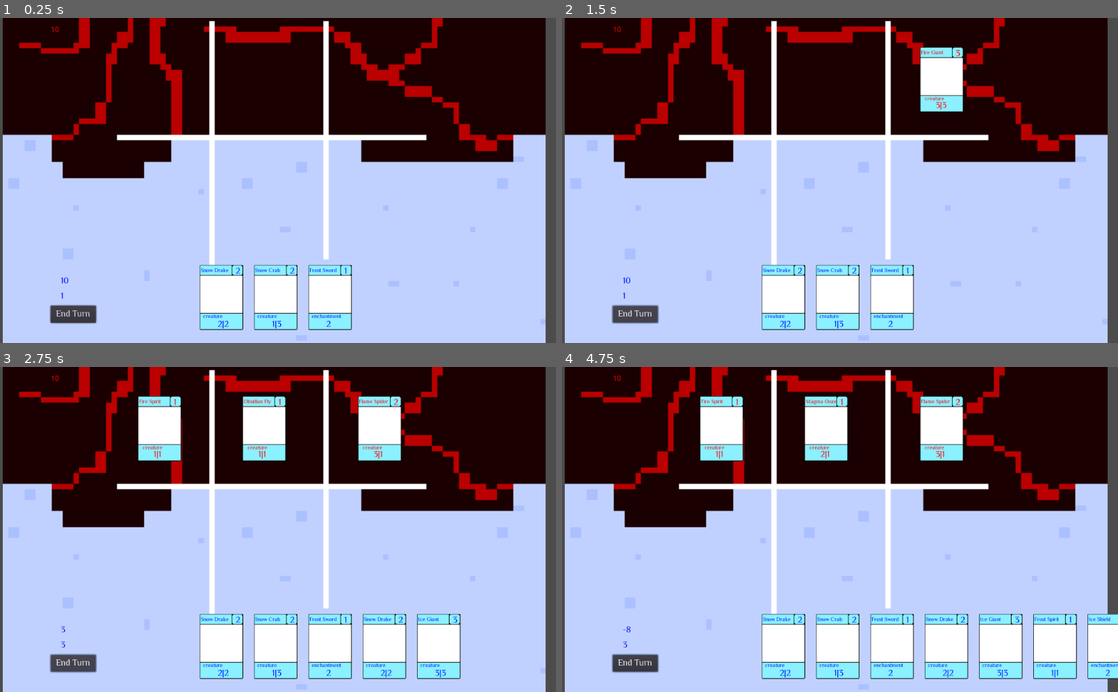
Above: before the commit, frames 1-4 (two rows, left to right).
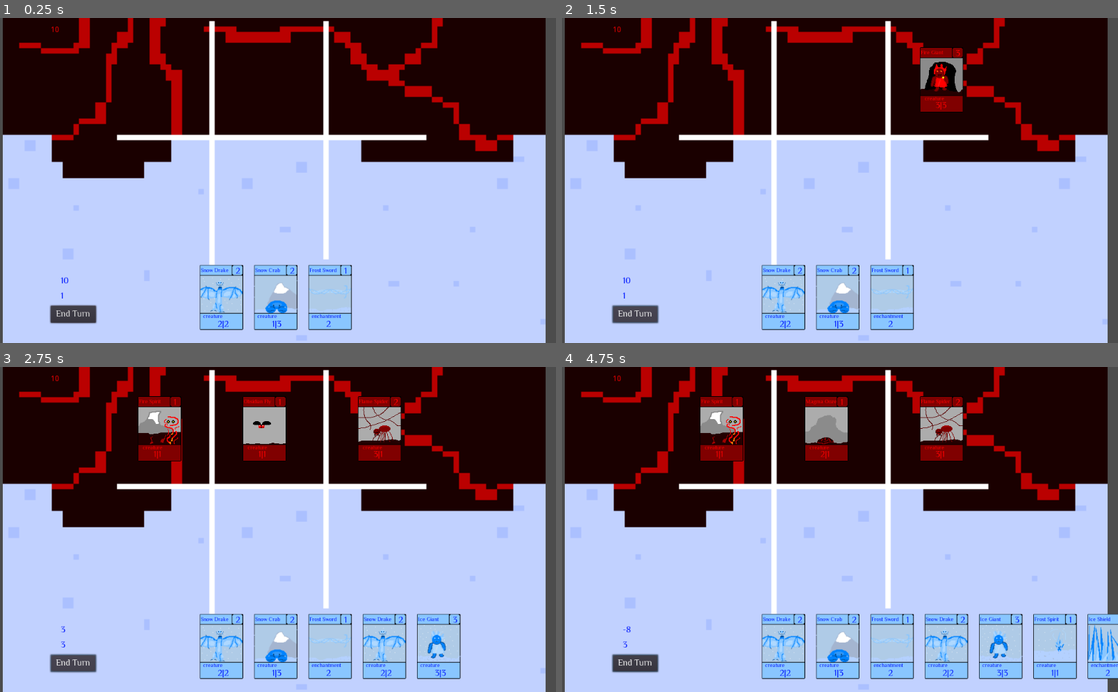
Above: after the commit, the same moments.

Repository: the-alex-g/Frost
Game: Godot game, scene res://Battlefield/Main.tscn
Two runs of this game, one before a commit and one after it. Both use one fixed random seed, a clock stepped at 60 frames per second and the inputs below.
Inputs (mouse positions are in pixels of both pictures, inside the frame that each line leads up to):
- Up to frame 1 (0.25 s): no input
- Up to frame 2 (1.5 s): click "End Turn" at 0.5 s; click "End Turn" at 1.25 s
- Up to frame 3 (2.75 s): click "End Turn" at 2 s
- Up to frame 4 (4.75 s): move the mouse to (717, 542) at 2.77 s; click (717, 542) at 2.92 s; tap Enter at 3.5 s; move the mouse to (828, 542) at 3.52 s; click (828, 542) at 3.67 s; move the mouse to (940, 542) at 4.27 s; click (940, 542) at 4.42 s

The runs differ from the first frame. In frame 1, 4.2% of the frame differs, in the area x 36-64%, y 76-96%; in frame 2, 5.7%; in frame 3, 12%; in frame 4, 14%, in the area x 24-100%, y 8-96%.

Commit message:
Add card art for starting decks

Diff:
--- a/Project/Battlefield/Cards/CardOnField.gd
+++ b/Project/Battlefield/Cards/CardOnField.gd
@@ -3,6 +3,7 @@
 onready var nametext:Label = $Sprite/Name
 onready var costtext:Label = $Sprite/Cost
 onready var typetext:Label = $Sprite/Type
+onready var image:AnimationPlayer = $AnimationPlayer
 onready var statstext:Label = $Sprite/Stats
 var cardname:String = ""
 var damage:int = 0
@@ -17,6 +18,8 @@
 func generate_text(show):
 	if show:
 		$Sprite.show()
+	if cardname != "":
+		image.play(cardname)
 	typetext.text = type
 	nametext.text = cardname
 	costtext.text = str(cost)
--- a/Project/Battlefield/Cards/CardOnField.tscn
+++ b/Project/Battlefield/Cards/CardOnField.tscn
@@ -8,11 +8,104 @@
 [sub_resource type="RectangleShape2D" id=1]
 extents = Vector2( 102.7, 106.954 )
 
+[sub_resource type="Animation" id=2]
+resource_name = "Frost Spirit"
+tracks/0/type = "value"
+tracks/0/path = NodePath("Sprite:frame")
+tracks/0/interp = 1
+tracks/0/loop_wrap = true
+tracks/0/imported = false
+tracks/0/enabled = true
+tracks/0/keys = {
+"times": PoolRealArray( 0 ),
+"transitions": PoolRealArray( 1 ),
+"update": 1,
+"values": [ 0 ]
+}
+
+[sub_resource type="Animation" id=3]
+resource_name = "Frost Sword"
+tracks/0/type = "value"
+tracks/0/path = NodePath("Sprite:frame")
+tracks/0/interp = 1
+tracks/0/loop_wrap = true
+tracks/0/imported = false
+tracks/0/enabled = true
+tracks/0/keys = {
+"times": PoolRealArray( 0 ),
+"transitions": PoolRealArray( 1 ),
+"update": 1,
+"values": [ 1 ]
+}
+
+[sub_resource type="Animation" id=4]
+resource_name = "Ice Giant"
+tracks/0/type = "value"
+tracks/0/path = NodePath("Sprite:frame")
+tracks/0/interp = 1
+tracks/0/loop_wrap = true
+tracks/0/imported = false
+tracks/0/enabled = true
+tracks/0/keys = {
+"times": PoolRealArray( 0 ),
+"transitions": PoolRealArray( 1 ),
+"update": 1,
+"values": [ 5 ]
+}
+
+[sub_resource type="Animation" id=5]
+resource_name = "Ice Shield"
+tracks/0/type = "value"
+tracks/0/path = NodePath("Sprite:frame")
+tracks/0/interp = 1
+tracks/0/loop_wrap = true
+tracks/0/imported = false
+tracks/0/enabled = true
+tracks/0/keys = {
+"times": PoolRealArray( 0 ),
+"transitions": PoolRealArray( 1 ),
+"update": 1,
+"values": [ 2 ]
+}
+
+[sub_resource type="Animation" id=6]
+resource_name = "Snow Crab"
+tracks/0/type = "value"
+tracks/0/path = NodePath("Sprite:frame")
+tracks/0/interp = 1
+tracks/0/loop_wrap = true
+tracks/0/imported = false
+tracks/0/enabled = true
+tracks/0/keys = {
+"times": PoolRealArray( 0 ),
+"transitions": PoolRealArray( 1 ),
+"update": 1,
+"values": [ 3 ]
+}
+
+[sub_resource type="Animation" id=7]
+resource_name = "Snow Drake"
+tracks/0/type = "value"
+tracks/0/path = NodePath("Sprite:frame")
+tracks/0/interp = 1
+tracks/0/loop_wrap = true
+tracks/0/imported = false
+tracks/0/enabled = true
+tracks/0/keys = {
+"times": PoolRealArray( 0 ),
+"transitions": PoolRealArray( 1 ),
+"update": 1,
+"values": [ 4 ]
+}
+
 [node name="CardOnField" type="Node2D"]
 script = ExtResource( 4 )
 
 [node name="Sprite" type="Sprite" parent="."]
 texture = ExtResource( 3 )
+vframes = 2
+hframes = 3
+frame = 1
 
 [node name="Name" type="Label" parent="Sprite"]
 modulate = Color( 0, 0.0901961, 1, 1 )
@@ -69,4 +162,12 @@
 
 [node name="CollisionShape2D" type="CollisionShape2D" parent="Area2D"]
 shape = SubResource( 1 )
+
+[node name="AnimationPlayer" type="AnimationPlayer" parent="."]
+"anims/Frost Spirit" = SubResource( 2 )
+"anims/Frost Sword" = SubResource( 3 )
+"anims/Ice Giant" = SubResource( 4 )
+"anims/Ice Shield" = SubResource( 5 )
+"anims/Snow Crab" = SubResource( 6 )
+"anims/Snow Drake" = SubResource( 7 )
 [connection signal="input_event" from="Area2D" to="." method="_on_Area2D_input_event"]
--- a/Project/Battlefield/Cards/EnemyCard.gd
+++ b/Project/Battlefield/Cards/EnemyCard.gd
@@ -3,6 +3,7 @@
 onready var nametext:Label = $Sprite/Name
 onready var costtext:Label = $Sprite/Cost
 onready var typetext:Label = $Sprite/Type
+onready var image:AnimationPlayer = $AnimationPlayer
 onready var statstext:Label = $Sprite/Stats
 var cardname:String = ""
 var damage:int = 0
@@ -17,6 +18,8 @@
 func generate_text(show):
 	if show:
 		$Sprite.show()
+	if cardname != "":
+		image.play(cardname)
 	nametext.text = cardname
 	costtext.text = str(cost)
 	typetext.text = type
--- a/Project/Battlefield/Cards/EnemyCard.tscn
+++ b/Project/Battlefield/Cards/EnemyCard.tscn
@@ -1,15 +1,108 @@
-[gd_scene load_steps=5 format=2]
+[gd_scene load_steps=11 format=2]
 
 [ext_resource path="res://Resources/LargeFont.tres" type="DynamicFont" id=1]
 [ext_resource path="res://Battlefield/Cards/EnemyCard.gd" type="Script" id=2]
 [ext_resource path="res://Resources/Font.tres" type="DynamicFont" id=3]
-[ext_resource path="res://Art/Card.png" type="Texture" id=4]
+[ext_resource path="res://Art/Enemy_card.png" type="Texture" id=4]
+
+[sub_resource type="Animation" id=1]
+resource_name = "Fire Drake"
+tracks/0/type = "value"
+tracks/0/path = NodePath("Sprite:frame")
+tracks/0/interp = 1
+tracks/0/loop_wrap = true
+tracks/0/imported = false
+tracks/0/enabled = true
+tracks/0/keys = {
+"times": PoolRealArray( 0 ),
+"transitions": PoolRealArray( 1 ),
+"update": 1,
+"values": [ 4 ]
+}
+
+[sub_resource type="Animation" id=6]
+resource_name = "Fire Giant"
+tracks/0/type = "value"
+tracks/0/path = NodePath("Sprite:frame")
+tracks/0/interp = 1
+tracks/0/loop_wrap = true
+tracks/0/imported = false
+tracks/0/enabled = true
+tracks/0/keys = {
+"times": PoolRealArray( 0 ),
+"transitions": PoolRealArray( 1 ),
+"update": 1,
+"values": [ 5 ]
+}
+
+[sub_resource type="Animation" id=2]
+resource_name = "Fire Spirit"
+tracks/0/type = "value"
+tracks/0/path = NodePath("Sprite:frame")
+tracks/0/interp = 1
+tracks/0/loop_wrap = true
+tracks/0/imported = false
+tracks/0/enabled = true
+tracks/0/keys = {
+"times": PoolRealArray( 0 ),
+"transitions": PoolRealArray( 1 ),
+"update": 1,
+"values": [ 0 ]
+}
+
+[sub_resource type="Animation" id=3]
+resource_name = "Flame Spider"
+tracks/0/type = "value"
+tracks/0/path = NodePath("Sprite:frame")
+tracks/0/interp = 1
+tracks/0/loop_wrap = true
+tracks/0/imported = false
+tracks/0/enabled = true
+tracks/0/keys = {
+"times": PoolRealArray( 0 ),
+"transitions": PoolRealArray( 1 ),
+"update": 1,
+"values": [ 3 ]
+}
+
+[sub_resource type="Animation" id=4]
+resource_name = "Magma Ooze"
+tracks/0/type = "value"
+tracks/0/path = NodePath("Sprite:frame")
+tracks/0/interp = 1
+tracks/0/loop_wrap = true
+tracks/0/imported = false
+tracks/0/enabled = true
+tracks/0/keys = {
+"times": PoolRealArray( 0 ),
+"transitions": PoolRealArray( 1 ),
+"update": 1,
+"values": [ 2 ]
+}
+
+[sub_resource type="Animation" id=5]
+resource_name = "Obsidian Fly"
+tracks/0/type = "value"
+tracks/0/path = NodePath("Sprite:frame")
+tracks/0/interp = 1
+tracks/0/loop_wrap = true
+tracks/0/imported = false
+tracks/0/enabled = true
+tracks/0/keys = {
+"times": PoolRealArray( 0 ),
+"transitions": PoolRealArray( 1 ),
+"update": 1,
+"values": [ 1 ]
+}
 
 [node name="EnemyCard" type="Node2D"]
 script = ExtResource( 2 )
 
 [node name="Sprite" type="Sprite" parent="."]
 texture = ExtResource( 4 )
+vframes = 2
+hframes = 3
+frame = 5
 
 [node name="Name" type="Label" parent="Sprite"]
 modulate = Color( 1, 0, 0, 1 )
@@ -58,3 +151,11 @@
 __meta__ = {
 "_edit_use_anchors_": false
 }
+
+[node name="AnimationPlayer" type="AnimationPlayer" parent="."]
+"anims/Fire Drake" = SubResource( 1 )
+"anims/Fire Giant" = SubResource( 6 )
+"anims/Fire Spirit" = SubResource( 2 )
+"anims/Flame Spider" = SubResource( 3 )
+"anims/Magma Ooze" = SubResource( 4 )
+"anims/Obsidian Fly" = SubResource( 5 )
--- a/Project/Player/Cards/Card.gd
+++ b/Project/Player/Cards/Card.gd
@@ -4,6 +4,7 @@
 onready var costtext:Label = $Sprite/Cost
 onready var statstext:Label = $Sprite/Stats
 onready var typetext:Label = $Sprite/Type
+onready var image:AnimationPlayer = $AnimationPlayer
 var cardname:String = ""
 var damage:int = 0
 var health:int = 0
@@ -14,6 +15,7 @@
 signal selected(index)
 
 func _ready():
+	image.play(cardname)
 	typetext.text = type
 	nametext.text = cardname
 	costtext.text = str(cost)
--- a/Project/Player/Cards/Card.tscn
+++ b/Project/Player/Cards/Card.tscn
@@ -8,11 +8,104 @@
 [sub_resource type="RectangleShape2D" id=1]
 extents = Vector2( 38.9199, 58.6678 )
 
+[sub_resource type="Animation" id=2]
+resource_name = "Frost Spirit"
+tracks/0/type = "value"
+tracks/0/path = NodePath("Sprite:frame")
+tracks/0/interp = 1
+tracks/0/loop_wrap = true
+tracks/0/imported = false
+tracks/0/enabled = true
+tracks/0/keys = {
+"times": PoolRealArray( 0 ),
+"transitions": PoolRealArray( 1 ),
+"update": 1,
+"values": [ 0 ]
+}
+
+[sub_resource type="Animation" id=3]
+resource_name = "Frost Sword"
+tracks/0/type = "value"
+tracks/0/path = NodePath("Sprite:frame")
+tracks/0/interp = 1
+tracks/0/loop_wrap = true
+tracks/0/imported = false
+tracks/0/enabled = true
+tracks/0/keys = {
+"times": PoolRealArray( 0 ),
+"transitions": PoolRealArray( 1 ),
+"update": 1,
+"values": [ 1 ]
+}
+
+[sub_resource type="Animation" id=4]
+resource_name = "Ice Giant"
+tracks/0/type = "value"
+tracks/0/path = NodePath("Sprite:frame")
+tracks/0/interp = 1
+tracks/0/loop_wrap = true
+tracks/0/imported = false
+tracks/0/enabled = true
+tracks/0/keys = {
+"times": PoolRealArray( 0 ),
+"transitions": PoolRealArray( 1 ),
+"update": 1,
+"values": [ 5 ]
+}
+
+[sub_resource type="Animation" id=5]
+resource_name = "Ice Shield"
+tracks/0/type = "value"
+tracks/0/path = NodePath("Sprite:frame")
+tracks/0/interp = 1
+tracks/0/loop_wrap = true
+tracks/0/imported = false
+tracks/0/enabled = true
+tracks/0/keys = {
+"times": PoolRealArray( 0 ),
+"transitions": PoolRealArray( 1 ),
+"update": 1,
+"values": [ 2 ]
+}
+
+[sub_resource type="Animation" id=6]
+resource_name = "Snow Crab"
+tracks/0/type = "value"
+tracks/0/path = NodePath("Sprite:frame")
+tracks/0/interp = 1
+tracks/0/loop_wrap = true
+tracks/0/imported = false
+tracks/0/enabled = true
+tracks/0/keys = {
+"times": PoolRealArray( 0 ),
+"transitions": PoolRealArray( 1 ),
+"update": 1,
+"values": [ 3 ]
+}
+
+[sub_resource type="Animation" id=7]
+resource_name = "Snow Drake"
+tracks/0/type = "value"
+tracks/0/path = NodePath("Sprite:frame")
+tracks/0/interp = 1
+tracks/0/loop_wrap = true
+tracks/0/imported = false
+tracks/0/enabled = true
+tracks/0/keys = {
+"times": PoolRealArray( 0 ),
+"transitions": PoolRealArray( 1 ),
+"update": 1,
+"values": [ 4 ]
+}
+
 [node name="Card" type="Node2D"]
 script = ExtResource( 1 )
 
 [node name="Sprite" type="Sprite" parent="."]
 texture = ExtResource( 2 )
+vframes = 2
+hframes = 3
+frame = 5
 
 [node name="Name" type="Label" parent="Sprite"]
 modulate = Color( 0, 0.0901961, 1, 1 )
@@ -69,4 +162,12 @@
 
 [node name="CollisionShape2D" type="CollisionShape2D" parent="Area2D"]
 shape = SubResource( 1 )
+
+[node name="AnimationPlayer" type="AnimationPlayer" parent="."]
+"anims/Frost Spirit" = SubResource( 2 )
+"anims/Frost Sword" = SubResource( 3 )
+"anims/Ice Giant" = SubResource( 4 )
+"anims/Ice Shield" = SubResource( 5 )
+"anims/Snow Crab" = SubResource( 6 )
+"anims/Snow Drake" = SubResource( 7 )
 [connection signal="input_event" from="Area2D" to="." method="_on_Area2D_input_event"]
Binary file changed: Project/Art/Card.png
Binary file added: Project/Art/Enemy_card.png
Not shown, added: Project/Art/Enemy_card.png.import
Not shown: 1 places in Project/Battlefield/Cards/CardOnField.tscn that only renumber resources
Not shown: 1 places in Project/Player/Cards/Card.tscn that only renumber resources
Not shown, changed: Project/Art/Piskel_files/Card.piskel
Not shown, added: Project/Art/Piskel_files/Enemy_card.piskel
